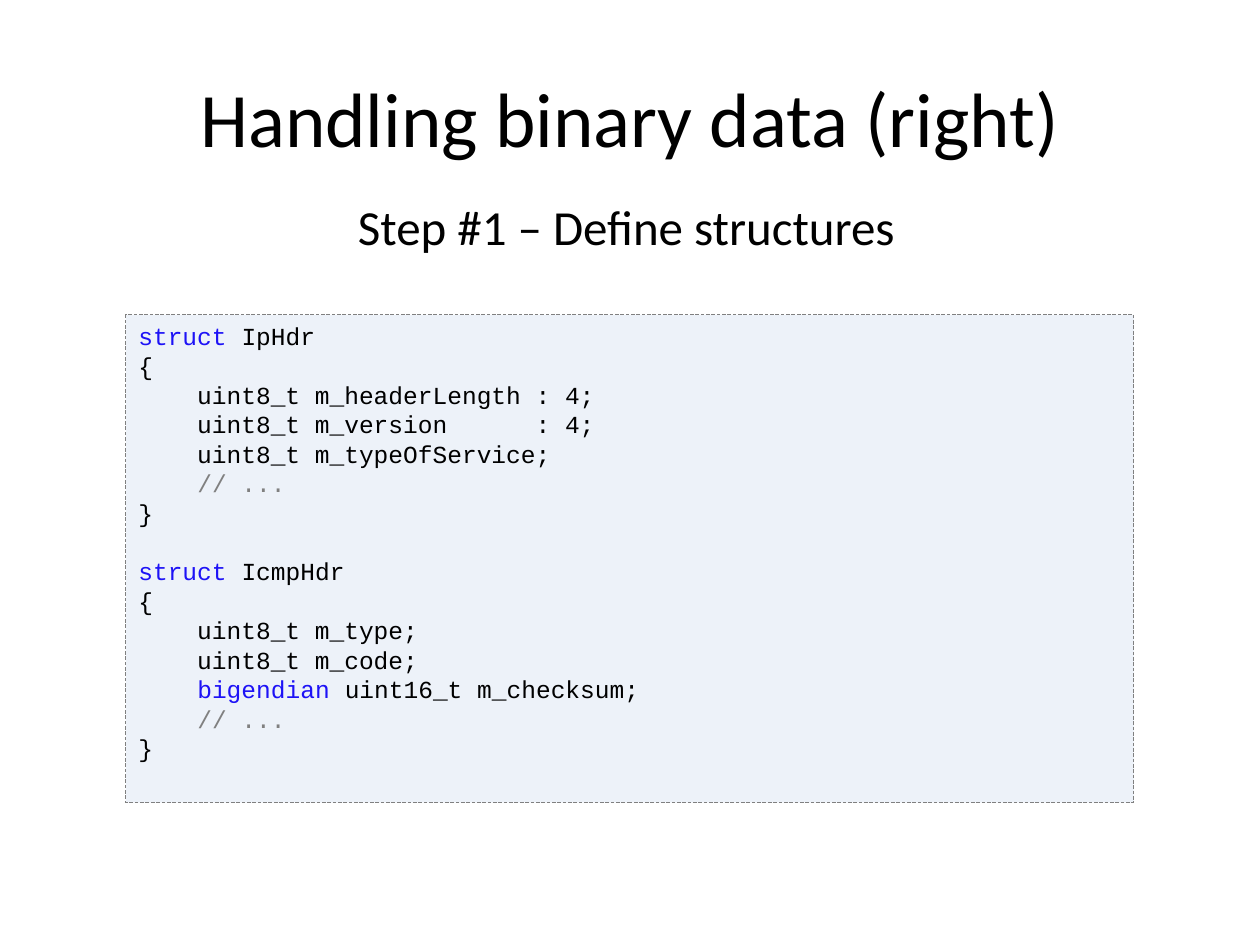
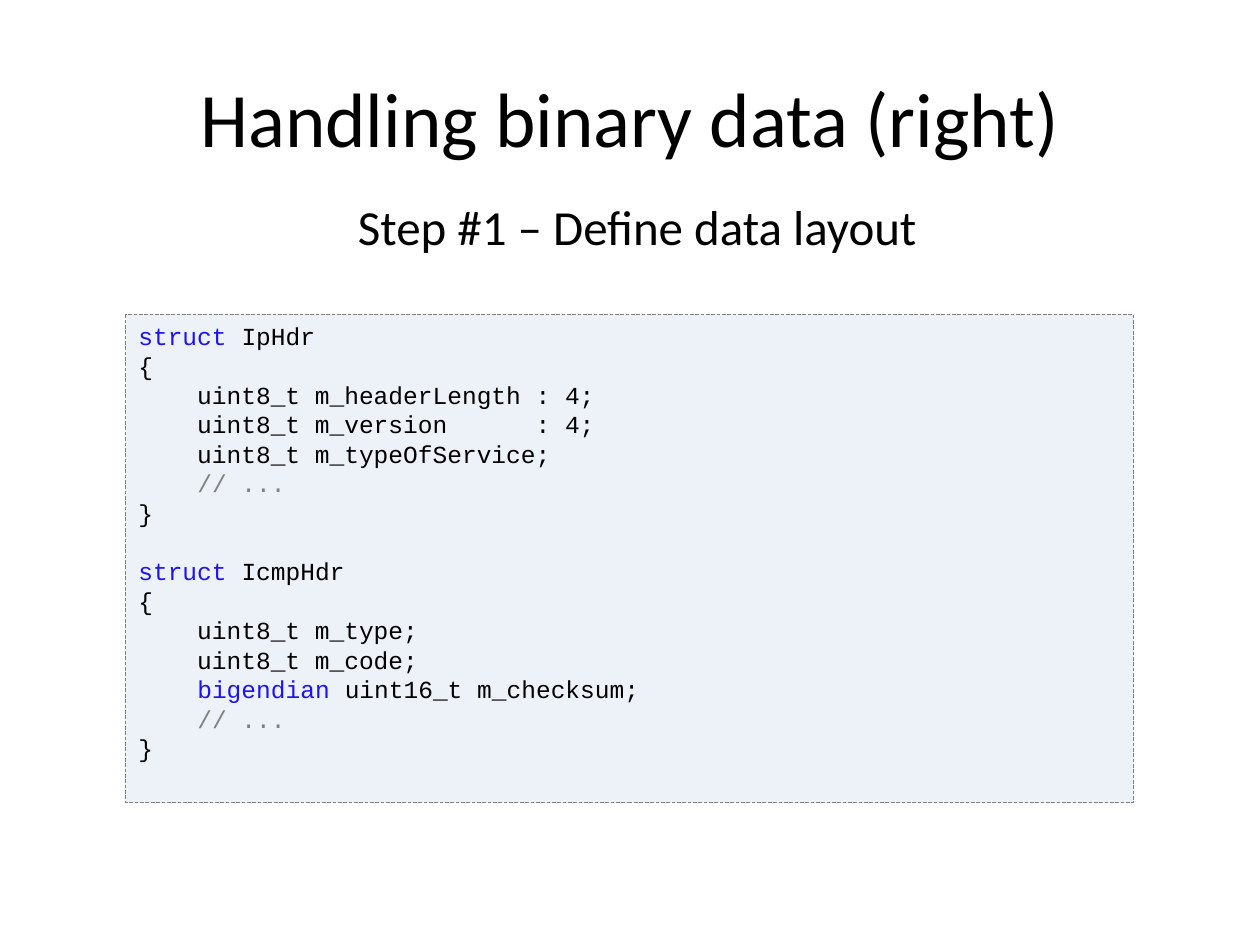
Before and after one commit to vovkos/jancy, a slide deck: slide 10 of doc/pres/Jancy FOSDEM 2016.pptx (slide 11 before the commit). Drawn at 1260x945 pixels with LibreOffice and Linux fonts; fonts in the diff are those of the drawing. Boxes give left, top, right and bottom in pixels: in the first picture for what was removed or moved away, otherwise in the second. Text is boxed around its words. In the diff, an @@ line names an element or a change of style, - is before the commit and + after.

```diff
--- a/doc/pres/Jancy FOSDEM 2016.pptx
+++ b/doc/pres/Jancy FOSDEM 2016.pptx
@@ text at [358, 211, 916, 253]: text changed @@
-Step #1 – Define structures
+Step #1 – Define data layout
```
Also in this commit, not shown: 7 other slides changed, 1 slide added, 1 slide removed, 2 other files.
